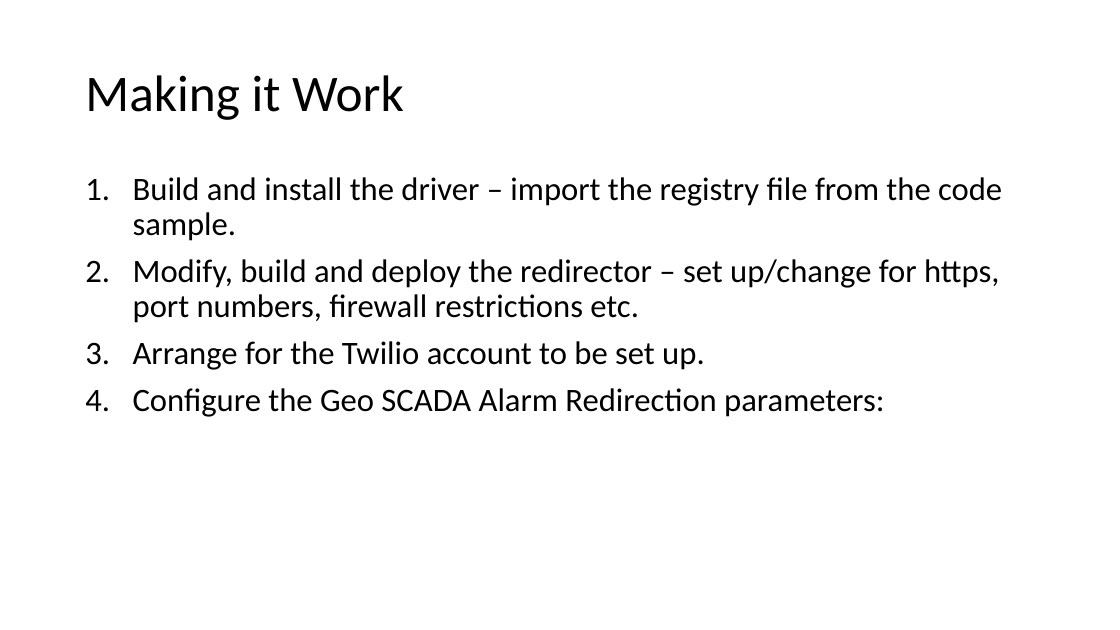
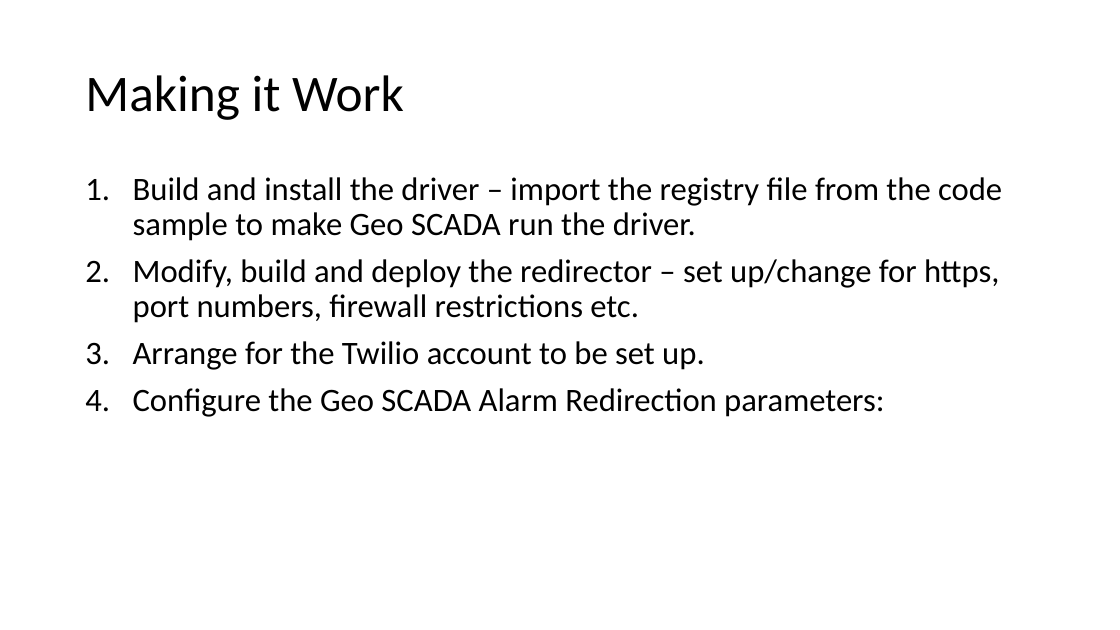
Before and after one commit to ClearSCADA/notify, a slide deck: slide 18 of NotifyDemo Description.pptx. Drawn at 1120x630 pixels with LibreOffice and Linux fonts; fonts in the diff are those of the drawing. Boxes give left, top, right and bottom in pixels: in the first picture for what was removed or moved away, otherwise in the second. Text is boxed around its words. In the diff, an @@ line names an element or a change of style, - is before the commit and + after.

Commit message:
Add Twilio flow advice
Add Twilio flow advice in powerpoint and JSON file for import

```diff
--- a/NotifyDemo Description.pptx
+++ b/NotifyDemo Description.pptx
@@ text at box(133, 177, 1002, 241): text changed @@
-1. Build and install the driver – import the registry file from the code sample.
+1. Build and install the driver – import the registry file from the code sample to make Geo SCADA run the driver.
```
Also in this commit, not shown: 6 other slides changed, 1 other file.
